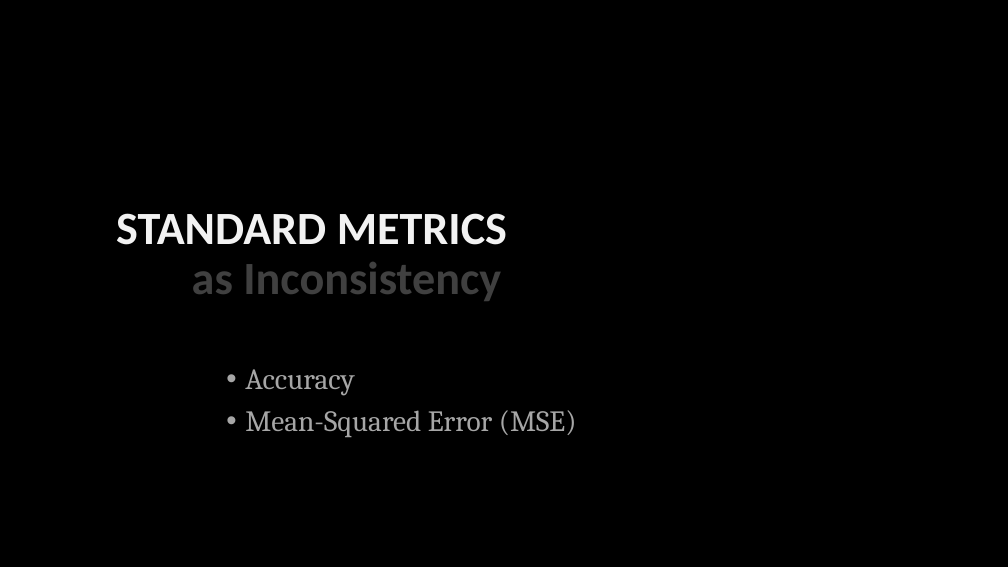
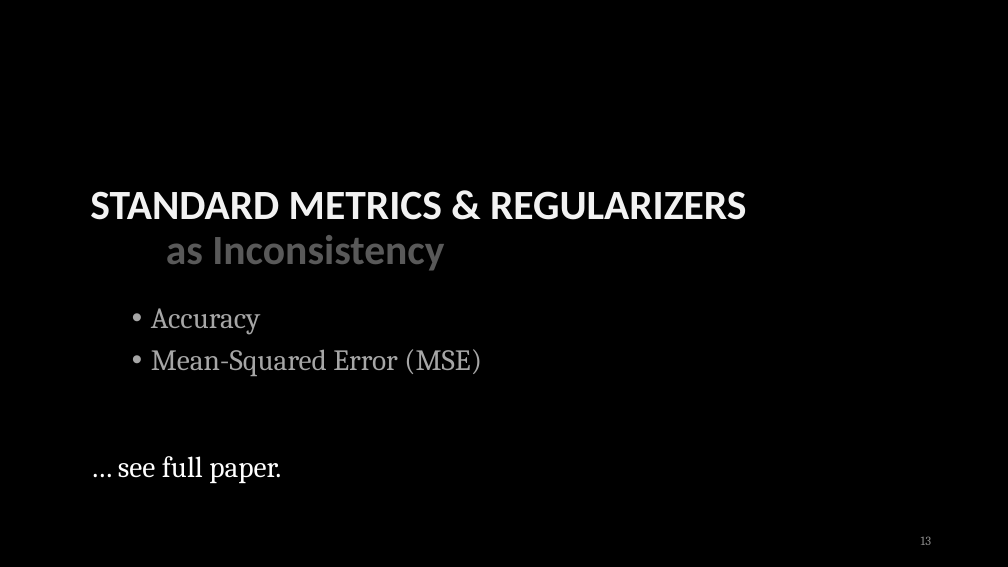
Before and after one commit to orichardson/pdg-expts, a slide deck: slide 13 of present/AISTATS-2022/one-true-loss.pptx. Drawn at 1008x567 pixels with LibreOffice and Linux fonts; fonts in the diff are those of the drawing. Boxes give left, top, right and bottom in pixels: in the first picture for what was removed or moved away, otherwise in the second. Text is boxed around its words. In the diff, an @@ line names an element or a change of style, - is before the commit and + after.

```diff
--- a/present/AISTATS-2022/one-true-loss.pptx
+++ b/present/AISTATS-2022/one-true-loss.pptx
@@ title at (90,191,746,271): text changed; size 44 to 39.6 pt @@
-STANDARD METRICS
-as Inconsistency
+STANDARD METRICS & REGULARIZERS
+as Inconsistency
@@ text "Accuracy": place and size @@
-text "Accuracy" at (245,369,577,437)
+text "Accuracy" at (151,308,482,376)
@@ text added at (118,456,281,484), 28 pt, text #FFFFFF @@
+… see full paper.
@@ page number added at (921,536,931,545), 12 pt, text #8C8C8C @@
+13
```
Also in this commit, not shown: 27 other slides changed.
